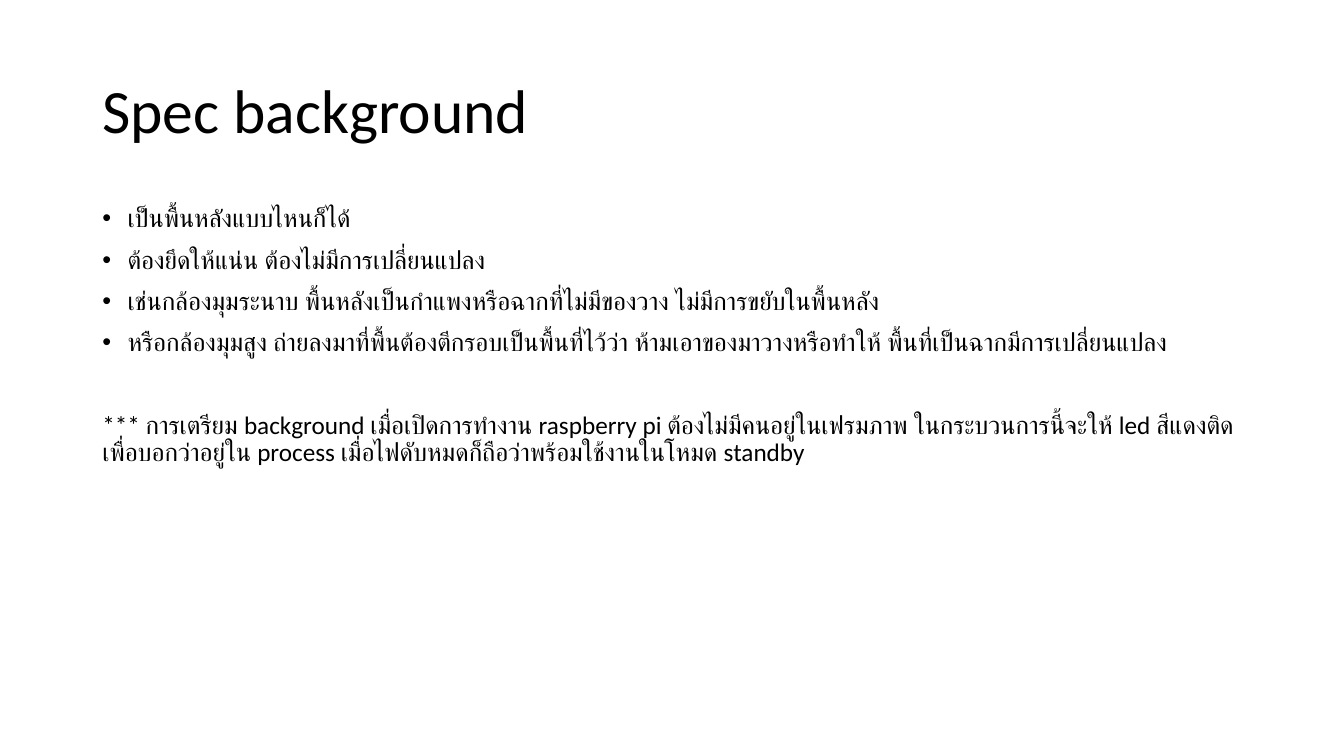
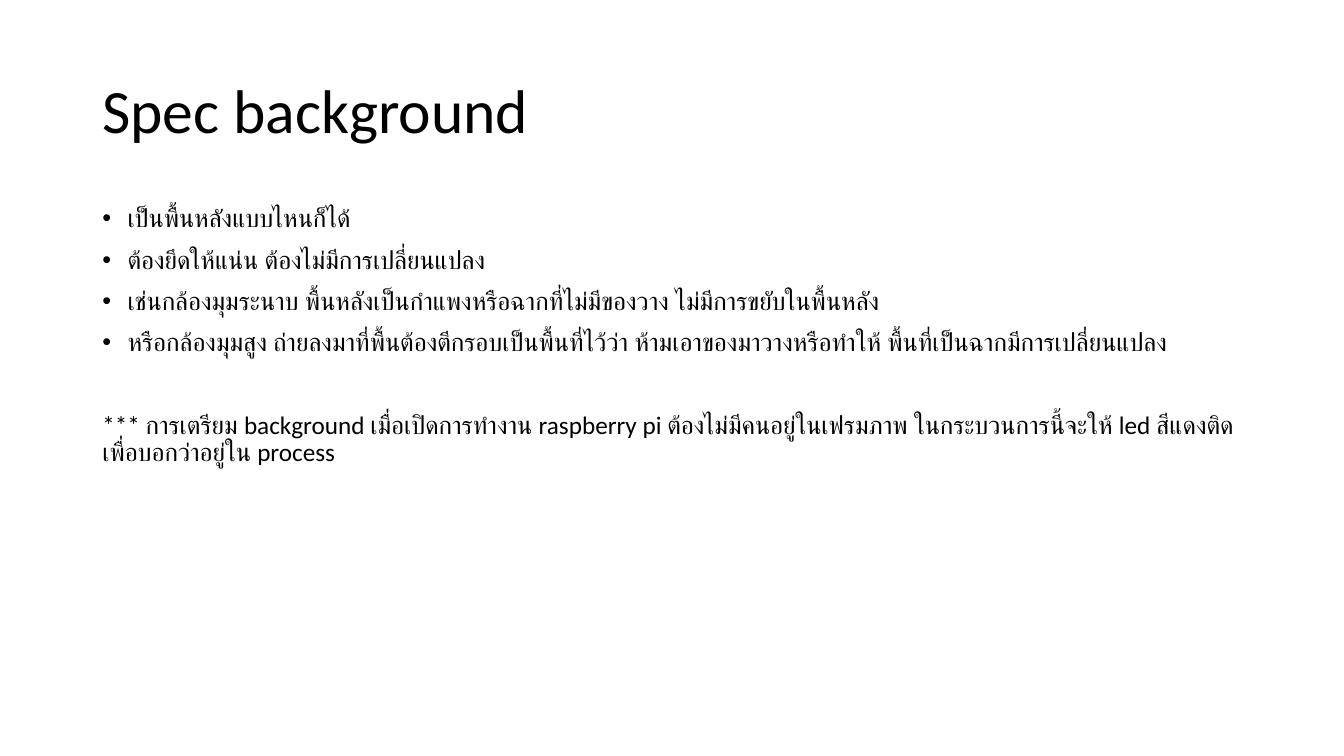
Before and after one commit to kavinteng/packing-video-capture, a slide deck: slide 3 of packing.pptx. Drawn at 1344x756 pixels with LibreOffice and Linux fonts; fonts in the diff are those of the drawing. Boxes give left, top, right and bottom in pixels: in the first picture for what was removed or moved away, otherwise in the second. Text is boxed around its words. In the diff, an @@ line names an element or a change of style, - is before the commit and + after.

```diff
--- a/packing.pptx
+++ b/packing.pptx
@@ text at box(102, 414, 1233, 468): text changed @@
-*** การเตรียม background เมื่อเปิดการทำงาน raspberry pi ต้องไม่มีคนอยู่ในเฟรมภาพ ในกระบวนการนี้จะให้ led สีแดงติด เพื่อบอกว่าอยู่ใน process เมื่อไฟดับหมดก็ถือว่าพร้อมใช้งานในโหมด standby
+*** การเตรียม background เมื่อเปิดการทำงาน raspberry pi ต้องไม่มีคนอยู่ในเฟรมภาพ ในกระบวนการนี้จะให้ led สีแดงติด เพื่อบอกว่าอยู่ใน process
```
Also in this commit, not shown: 1 slide added.
